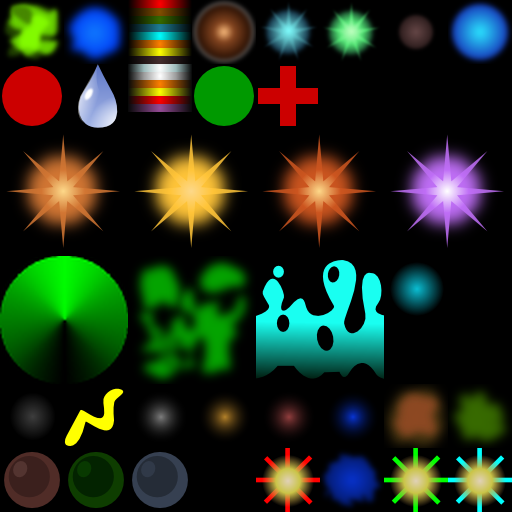
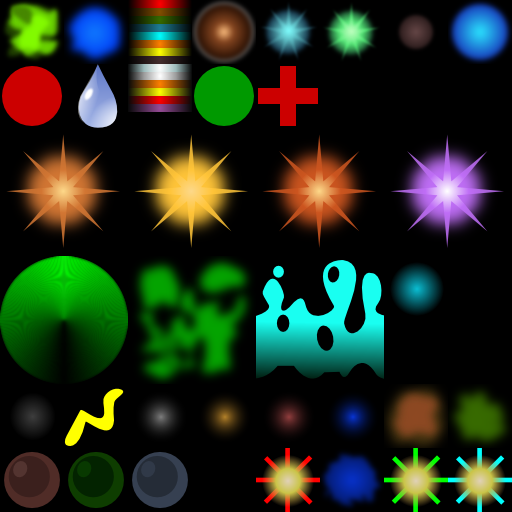
Layered file, before and after one edit (512 × 512). Changes by layer:
painted on "18" over (0, 256, 128, 384)
hid "Original" over (0, 256, 128, 384)
